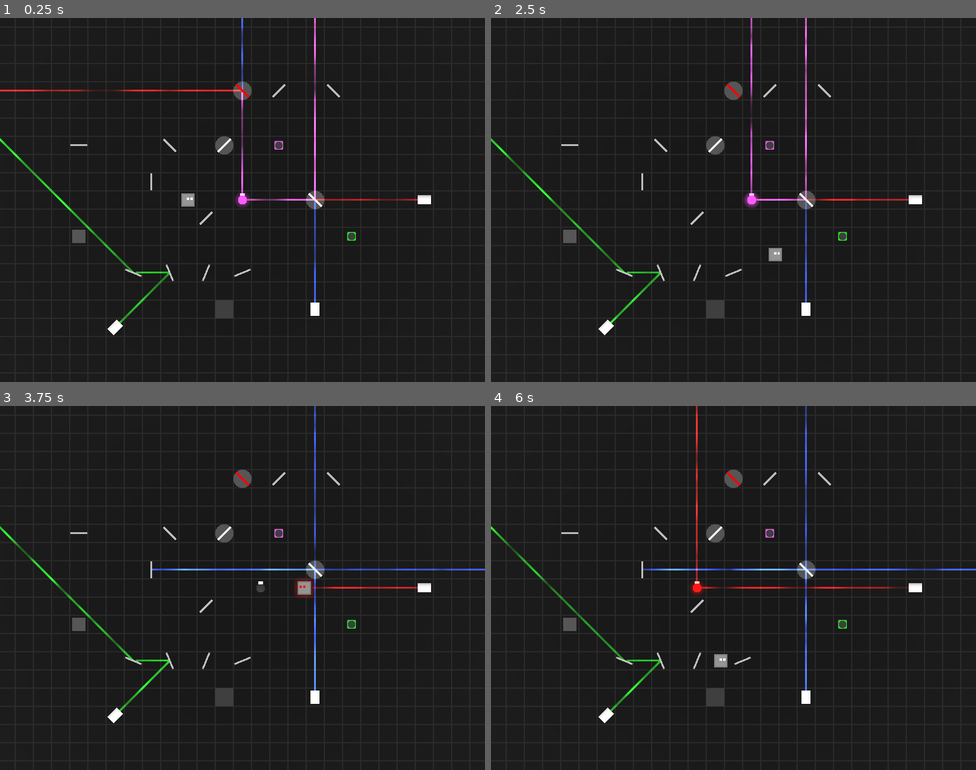
Above: before the commit, frames 1-4 (two rows, left to right).
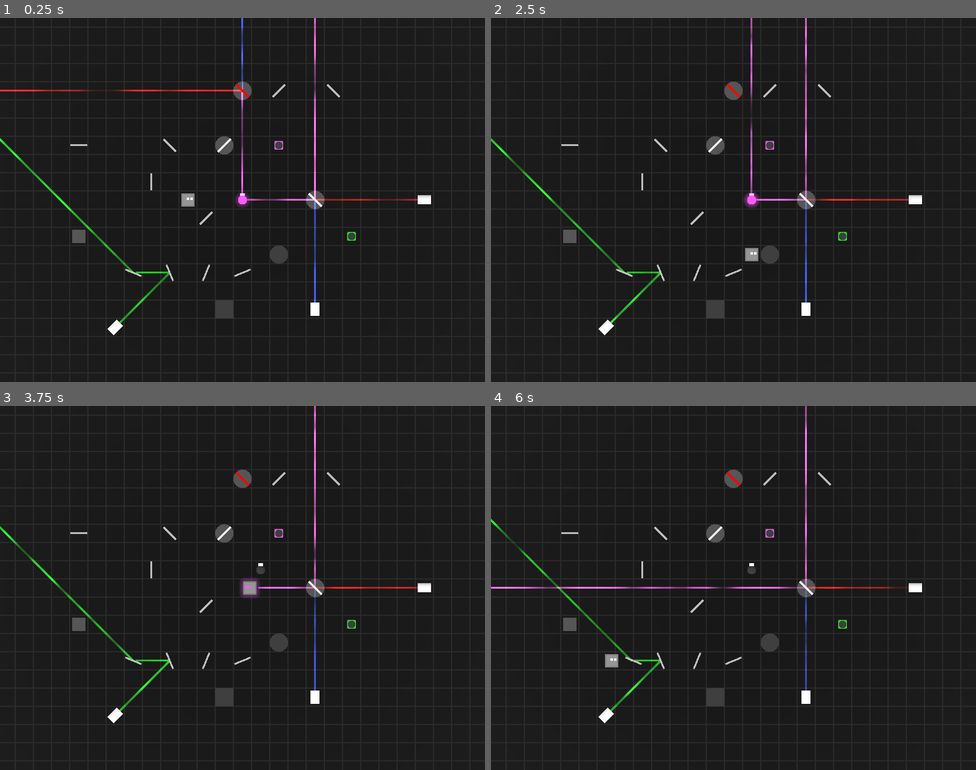
Above: after the commit, the same moments.

Repository: RiverApril/EnergyJam
Game: Godot game, scene res://levels/playground.tscn
Two runs of this game, one before a commit and one after it. Both use one fixed random seed, a clock stepped at 60 frames per second and the inputs below.
Inputs (mouse positions are in pixels of both pictures, inside the frame that each line leads up to):
- Up to frame 1 (0.25 s): no input
- Up to frame 2 (2.5 s): tap Enter at 0.5 s; move the mouse to (840, 181) at 0.52 s; hold D (Right) 0.53-1.28 s; tap Z (Undo) at 0.6, 1.35, 2.1 s; move the mouse to (636, 218) at 1.27 s; hold S (Down) 1.28-2.03 s; move the mouse to (782, 119) at 2.02 s; hold D (Right) from 2.03 s (still down)
- Up to frame 3 (3.75 s): move the mouse to (218, 660) at 2.77 s; release D (Right) at 2.78 s; hold W (Up) 2.78-3.53 s; tap Z (Undo) at 2.85, 3.6 s; move the mouse to (388, 642) at 3.52 s; hold A (Left) from 3.53 s (still down)
- Up to frame 4 (6 s): move the mouse to (588, 533) at 4.27 s; tap Z (Undo) at 4.35, 5.1, 5.85 s; move the mouse to (757, 588) at 5.02 s; release A (Left) at 5.03 s; hold S (Down) 5.03-5.78 s; move the mouse to (660, 497) at 5.77 s; hold D (Right) from 5.78 s (still down)

The runs differ from the first frame. In frame 1, 0.1% of the frame differs, in the area x 55-60%, y 62-68%; in frame 2, 0.3%; in frame 3, 1.5%; in frame 4, 2.4%, in the area x 0-100%, y 0-79%.

Commit message:
add objectives to levels and add circle walls

Diff:
--- a/datas/all_levels.tres
+++ b/datas/all_levels.tres
@@ -6,4 +6,4 @@
 script = ExtResource("1_mg7gl")
 main_menu = "res://levels/menu"
 levels_folder = "res://levels/"
-levels = PackedStringArray("playground", "level_1")
+levels = PackedStringArray("playground", "Level_1", "Level_2", "Level_3", "Level_4", "Level_5", "Level_6", "Level_7", "Level_8", "Level_9", "Level_10")
--- a/levels/Level_10.tscn
+++ b/levels/Level_10.tscn
@@ -5,11 +5,11 @@
 [ext_resource type="PackedScene" uid="uid://0h5dr3rsftd4" path="res://objects/mirror.tscn" id="3_baf5s"]
 [ext_resource type="PackedScene" uid="uid://dcdwsnfojj4ed" path="res://objects/mirror_block_neg45.tscn" id="4_0i28q"]
 [ext_resource type="PackedScene" uid="uid://csgcpmpema2ta" path="res://objects/emitter.tscn" id="4_u3egt"]
-[ext_resource type="PackedScene" uid="uid://cjecxrn8grcvf" path="res://objects/wall.tscn" id="5_rfc4j"]
 [ext_resource type="PackedScene" uid="uid://bnnuj7j4mqu3n" path="res://objects/glow_block.tscn" id="6_efl61"]
 [ext_resource type="PackedScene" uid="uid://57hqjibqy7mj" path="res://objects/mirror_block_22_5.tscn" id="7_83vm6"]
 [ext_resource type="PackedScene" uid="uid://kpj7llwwne6l" path="res://objects/mirror_block_neg22_5.tscn" id="8_iwj23"]
 [ext_resource type="PackedScene" uid="uid://wp2nd16mvwmg" path="res://objects/combiner.tscn" id="9_sdju7"]
+[ext_resource type="PackedScene" uid="uid://c1f2q7xx855s3" path="res://objects/circle_wall.tscn" id="10_tom3c"]
 [ext_resource type="PackedScene" uid="uid://7hi3djrx5i6v" path="res://objects/mirror_block_90.tscn" id="11_228gn"]
 
 [node name="Level9" type="Node3D"]
@@ -49,15 +49,12 @@
 transform = Transform3D(-4.37114e-08, 0, 1, 0, 1, 0, -1, 0, -4.37114e-08, 4, 0, -1)
 script = null
 
-[node name="Wall" parent="Enivronment/Immovable" instance=ExtResource("5_rfc4j")]
-transform = Transform3D(1, 0, 0, 0, 1, 0, 0, 0, 1, -2, 0, -5)
-
-[node name="Wall2" parent="Enivronment/Immovable" instance=ExtResource("5_rfc4j")]
-transform = Transform3D(1, 0, 0, 0, 1, 0, 0, 0, 1, 0, 0, -5)
-
 [node name="Glow Block" parent="Enivronment/Immovable" instance=ExtResource("6_efl61")]
 transform = Transform3D(1, 0, 0, 0, 1, 0, 0, 0, 1, -1, 0, -5)
 script = null
+metadata/objective_red = true
+metadata/objective_green = false
+metadata/objective_blue = true
 
 [node name="Laser (Blue)" parent="Enivronment/Immovable" instance=ExtResource("4_u3egt")]
 transform = Transform3D(-4.37114e-08, 0, -1, 0, 1, 0, 1, 0, -4.37114e-08, -6, 0, -1)
@@ -65,7 +62,13 @@
 metadata/beam_red = false
 metadata/beam_blue = true
 
-[node name="Wall3" parent="Enivronment/Immovable" instance=ExtResource("5_rfc4j")]
+[node name="Circle Wall" parent="Enivronment/Immovable" instance=ExtResource("10_tom3c")]
+transform = Transform3D(1, 0, 0, 0, 1, 0, 0, 0, 1, -2, 0, -5)
+
+[node name="Circle Wall2" parent="Enivronment/Immovable" instance=ExtResource("10_tom3c")]
+transform = Transform3D(1, 0, 0, 0, 1, 0, 0, 0, 1, 0, 0, -5)
+
+[node name="Circle Wall3" parent="Enivronment/Immovable" instance=ExtResource("10_tom3c")]
 transform = Transform3D(1, 0, 0, 0, 1, 0, 0, 0, 1, -1, 0, -4)
 
 [node name="Moveable" type="Node3D" parent="Enivronment"]
--- a/levels/Level_2.tscn
+++ b/levels/Level_2.tscn
@@ -26,6 +26,8 @@
 [node name="Glow Block" parent="Enivronment" instance=ExtResource("5_r4x04")]
 transform = Transform3D(1, 0, 0, 0, 1, 0, 0, 0, 1, -1, 0, -4)
 script = null
+metadata/objective_red = true
+metadata/objective_green = false
 
 [node name="Mirrors" type="Node3D" parent="Enivronment"]
 
--- a/levels/Level_3.tscn
+++ b/levels/Level_3.tscn
@@ -27,6 +27,8 @@
 [node name="Glow Block" parent="Enivronment" instance=ExtResource("5_tpgof")]
 transform = Transform3D(1, 0, 0, 0, 1, 0, 0, 0, 1, -1, 0, -4)
 script = null
+metadata/objective_red = true
+metadata/objective_green = false
 
 [node name="Mirrors" type="Node3D" parent="Enivronment"]
 
--- a/levels/Level_4.tscn
+++ b/levels/Level_4.tscn
@@ -47,10 +47,14 @@
 [node name="Glow Block" parent="Enivronment/Immovable" instance=ExtResource("6_cjo5h")]
 transform = Transform3D(1, 0, 0, 0, 1, 0, 0, 0, 1, -1, 0, -4)
 script = null
+metadata/objective_red = true
+metadata/objective_green = false
 
 [node name="Transmit Glow Block" parent="Enivronment/Immovable" instance=ExtResource("7_fmpxt")]
 transform = Transform3D(1, 0, 0, 0, 1, 0, 0, 0, 1, -3, 0, -1)
 script = null
+metadata/objective_red = true
+metadata/objective_green = false
 
 [node name="Moveable" type="Node3D" parent="Enivronment"]
 
--- a/levels/Level_5.tscn
+++ b/levels/Level_5.tscn
@@ -46,10 +46,14 @@
 [node name="Glow Block" parent="Enivronment/Immovable" instance=ExtResource("6_hjta4")]
 transform = Transform3D(1, 0, 0, 0, 1, 0, 0, 0, 1, -1, 0, -4)
 script = null
+metadata/objective_red = true
+metadata/objective_green = false
 
 [node name="Transmit Glow Block" parent="Enivronment/Immovable" instance=ExtResource("7_cm78x")]
 transform = Transform3D(1, 0, 0, 0, 1, 0, 0, 0, 1, -3, 0, -1)
 script = null
+metadata/objective_red = true
+metadata/objective_green = false
 
 [node name="Wall3" parent="Enivronment/Immovable" instance=ExtResource("5_so8cg")]
 transform = Transform3D(1, 0, 0, 0, 1, 0, 0, 0, 1, -3, 0, 0)
--- a/levels/Level_6.tscn
+++ b/levels/Level_6.tscn
@@ -40,9 +40,13 @@
 [node name="Glow Block" parent="Enivronment/Immovable" instance=ExtResource("6_w3ivs")]
 transform = Transform3D(1, 0, 0, 0, 1, 0, 0, 0, 1, -1, 0, -4)
 script = null
+metadata/objective_red = true
+metadata/objective_green = false
 
 [node name="Transmit Glow Block" parent="Enivronment/Immovable" instance=ExtResource("7_2lr30")]
 transform = Transform3D(1, 0, 0, 0, 1, 0, 0, 0, 1, -3, 0, -1)
 script = null
+metadata/objective_red = true
+metadata/objective_green = false
 
 [node name="Moveable" type="Node3D" parent="Enivronment"]
--- a/levels/Level_7.tscn
+++ b/levels/Level_7.tscn
@@ -7,6 +7,7 @@
 [ext_resource type="PackedScene" uid="uid://cjecxrn8grcvf" path="res://objects/wall.tscn" id="5_ixx2b"]
 [ext_resource type="PackedScene" uid="uid://bnnuj7j4mqu3n" path="res://objects/glow_block.tscn" id="6_nh48h"]
 [ext_resource type="PackedScene" uid="uid://c38gfk35326dg" path="res://objects/transmit_glow_block.tscn" id="7_28ltv"]
+[ext_resource type="PackedScene" uid="uid://c1f2q7xx855s3" path="res://objects/circle_wall.tscn" id="8_ejx8d"]
 
 [node name="Node3D" type="Node3D"]
 
@@ -46,18 +47,22 @@
 [node name="Glow Block" parent="Enivronment/Immovable" instance=ExtResource("6_nh48h")]
 transform = Transform3D(1, 0, 0, 0, 1, 0, 0, 0, 1, -1, 0, -4)
 script = null
+metadata/objective_red = true
+metadata/objective_green = false
 
 [node name="Transmit Glow Block" parent="Enivronment/Immovable" instance=ExtResource("7_28ltv")]
 transform = Transform3D(1, 0, 0, 0, 1, 0, 0, 0, 1, -3, 0, -1)
 script = null
+metadata/objective_red = true
+metadata/objective_green = false
 
-[node name="Wall3" parent="Enivronment/Immovable" instance=ExtResource("5_ixx2b")]
+[node name="Circle Wall" parent="Enivronment/Immovable" instance=ExtResource("8_ejx8d")]
 transform = Transform3D(1, 0, 0, 0, 1, 0, 0, 0, 1, -3, 0, 0)
 
-[node name="Wall5" parent="Enivronment/Immovable" instance=ExtResource("5_ixx2b")]
+[node name="Circle Wall2" parent="Enivronment/Immovable" instance=ExtResource("8_ejx8d")]
+transform = Transform3D(1, 0, 0, 0, 1, 0, 0, 0, 1, -2, 0, -1)
+
+[node name="Circle Wall3" parent="Enivronment/Immovable" instance=ExtResource("8_ejx8d")]
 transform = Transform3D(1, 0, 0, 0, 1, 0, 0, 0, 1, -4, 0, -1)
 
-[node name="Wall6" parent="Enivronment/Immovable" instance=ExtResource("5_ixx2b")]
-transform = Transform3D(1, 0, 0, 0, 1, 0, 0, 0, 1, -2, 0, -1)
-
 [node name="Moveable" type="Node3D" parent="Enivronment"]
--- a/levels/Level_9.tscn
+++ b/levels/Level_9.tscn
@@ -46,13 +46,19 @@
 [node name="Glow Block (Blue Target)" parent="Enivronment/Immovable" instance=ExtResource("6_xtmr6")]
 transform = Transform3D(1, 0, 0, 0, 1, 0, 0, 0, 1, -1, 0, -3)
 script = null
+metadata/objective_green = false
+metadata/objective_blue = true
 
 [node name="Glow Block(Red Target)" parent="Enivronment/Immovable" instance=ExtResource("6_xtmr6")]
 transform = Transform3D(1, 0, 0, 0, 1, 0, 0, 0, 1, -3, 0, -5)
+metadata/objective_red = true
+metadata/objective_green = false
 
 [node name="Transmit Glow Block (Red target)" parent="Enivronment/Immovable" instance=ExtResource("7_pg5j5")]
 transform = Transform3D(1, 0, 0, 0, 1, 0, 0, 0, 1, 1, 0, -1)
 script = null
+metadata/objective_red = true
+metadata/objective_green = false
 
 [node name="Laser (Blue)" parent="Enivronment/Immovable" instance=ExtResource("4_3gyio")]
 transform = Transform3D(-1, 0, -8.74228e-08, 0, 1, 0, 8.74228e-08, 0, -1, -1, 0, -7)
--- a/levels/level_1.tscn
+++ b/levels/level_1.tscn
@@ -1,27 +1,27 @@
 [gd_scene load_steps=6 format=3 uid="uid://twfiaksnra1t"]
 
-[ext_resource type="PackedScene" uid="uid://buxx8bxc0y6a8" path="res://objects/world_nodes.tscn" id="1_deq2n"]
-[ext_resource type="PackedScene" uid="uid://wdtsu7b21k3j" path="res://objects/player.tscn" id="2_1x5fv"]
-[ext_resource type="PackedScene" uid="uid://u1lex88s588t" path="res://objects/block.tscn" id="4_7q5e2"]
-[ext_resource type="PackedScene" uid="uid://csgcpmpema2ta" path="res://objects/emitter.tscn" id="4_b16tl"]
-[ext_resource type="PackedScene" uid="uid://bnnuj7j4mqu3n" path="res://objects/glow_block.tscn" id="6_vw5gj"]
+[ext_resource type="PackedScene" uid="uid://buxx8bxc0y6a8" path="res://objects/world_nodes.tscn" id="1_n2psw"]
+[ext_resource type="PackedScene" uid="uid://wdtsu7b21k3j" path="res://objects/player.tscn" id="2_gbeps"]
+[ext_resource type="PackedScene" uid="uid://csgcpmpema2ta" path="res://objects/emitter.tscn" id="3_rpyud"]
+[ext_resource type="PackedScene" uid="uid://u1lex88s588t" path="res://objects/block.tscn" id="4_ga1bi"]
+[ext_resource type="PackedScene" uid="uid://bnnuj7j4mqu3n" path="res://objects/glow_block.tscn" id="5_rb8bl"]
 
 [node name="Tutorial1" type="Node3D"]
 
-[node name="World" parent="." instance=ExtResource("1_deq2n")]
+[node name="World" parent="." instance=ExtResource("1_n2psw")]
 
-[node name="Player Block" parent="." instance=ExtResource("2_1x5fv")]
+[node name="Player Block" parent="." instance=ExtResource("2_gbeps")]
 transform = Transform3D(1, 0, 0, 0, 1, 0, 0, 0, 1, 2, 0, 2)
 
-[node name="Laser (Red)" parent="." instance=ExtResource("4_b16tl")]
+[node name="Laser (Red)" parent="." instance=ExtResource("3_rpyud")]
 transform = Transform3D(1, 0, 0, 0, 1, 0, 0, 0, 1, -3, 0, 2)
 script = null
 
-[node name="Block" parent="." instance=ExtResource("4_7q5e2")]
+[node name="Block" parent="." instance=ExtResource("4_ga1bi")]
 transform = Transform3D(1, 0, 0, 0, 1, 0, 0, 0, 1, -3, 0, 0)
 
-[node name="Glow Block" parent="." instance=ExtResource("7_a3jam")]
-transform = Transform3D(1, 0, 0, 0, 1, 0, 0, 0, 1, -6, 0, 2)
+[node name="Glow Block" parent="." instance=ExtResource("5_rb8bl")]
+transform = Transform3D(1, 0, 0, 0, 1, 0, 0, 0, 1, -3, 0, -3)
 script = null
 metadata/objective_red = true
 metadata/objective_green = false
--- a/levels/playground.tscn
+++ b/levels/playground.tscn
@@ -10,6 +10,7 @@
 [ext_resource type="PackedScene" uid="uid://bnnuj7j4mqu3n" path="res://objects/glow_block.tscn" id="7_adoke"]
 [ext_resource type="PackedScene" uid="uid://wp2nd16mvwmg" path="res://objects/combiner.tscn" id="10_wea26"]
 [ext_resource type="PackedScene" uid="uid://dthk2bvne4lc0" path="res://objects/filter.tscn" id="11_io5ok"]
+[ext_resource type="PackedScene" uid="uid://c1f2q7xx855s3" path="res://objects/circle_wall.tscn" id="12_8qal4"]
 [ext_resource type="PackedScene" uid="uid://c38gfk35326dg" path="res://objects/transmit_glow_block.tscn" id="15_e2xa4"]
 
 [node name="Node3D" type="Node3D"]
@@ -88,3 +89,6 @@
 
 [node name="Filter" parent="." instance=ExtResource("11_io5ok")]
 transform = Transform3D(0.707107, 0, 0.707107, 0, 1, 0, -0.707107, 0, 0.707107, 0, 0, -6)
+
+[node name="Circle Wall" parent="." instance=ExtResource("12_8qal4")]
+transform = Transform3D(1, 0, 0, 0, 1, 0, 0, 0, 1, 2, 0, 3)
--- /dev/null
+++ b/objects/circle_wall.tscn
@@ -0,0 +1,19 @@
+[gd_scene load_steps=4 format=3 uid="uid://c1f2q7xx855s3"]
+
+[ext_resource type="Material" uid="uid://bek6dx3wm6ywe" path="res://materials/wall_material.tres" id="1_25n8t"]
+
+[sub_resource type="CylinderShape3D" id="CylinderShape3D_d5xf4"]
+height = 1.0
+
+[sub_resource type="CylinderMesh" id="CylinderMesh_0lh33"]
+material = ExtResource("1_25n8t")
+height = 1.0
+
+[node name="Circle Wall" type="StaticBody3D"]
+
+[node name="CollisionShape3D" type="CollisionShape3D" parent="."]
+transform = Transform3D(0.95, 0, 0, 0, 0.95, 0, 0, 0, 0.95, 0, 0, 0)
+shape = SubResource("CylinderShape3D_d5xf4")
+
+[node name="MeshInstance3D" type="MeshInstance3D" parent="."]
+mesh = SubResource("CylinderMesh_0lh33")
--- a/objects/wall.tscn
+++ b/objects/wall.tscn
@@ -10,7 +10,6 @@
 [node name="Wall" type="StaticBody3D"]
 
 [node name="CollisionShape3D" type="CollisionShape3D" parent="."]
-transform = Transform3D(0.95, 0, 0, 0, 0.95, 0, 0, 0, 0.95, 0, 0, 0)
 shape = SubResource("BoxShape3D_prb83")
 
 [node name="MeshInstance3D" type="MeshInstance3D" parent="."]
Not shown: 1 places in levels/Level_7.tscn that only renumber resources
Not shown: 1 places in levels/playground.tscn that only renumber resources
